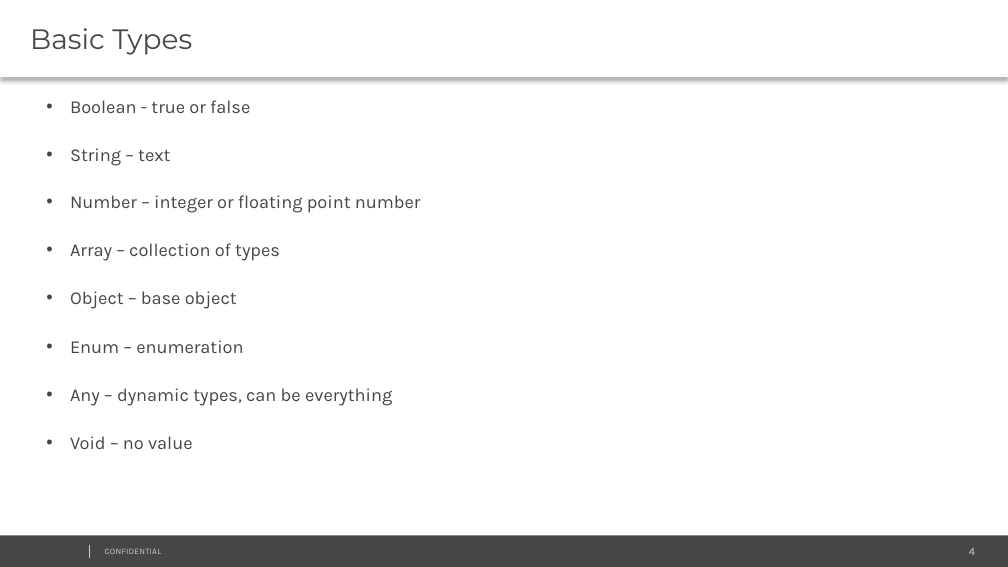
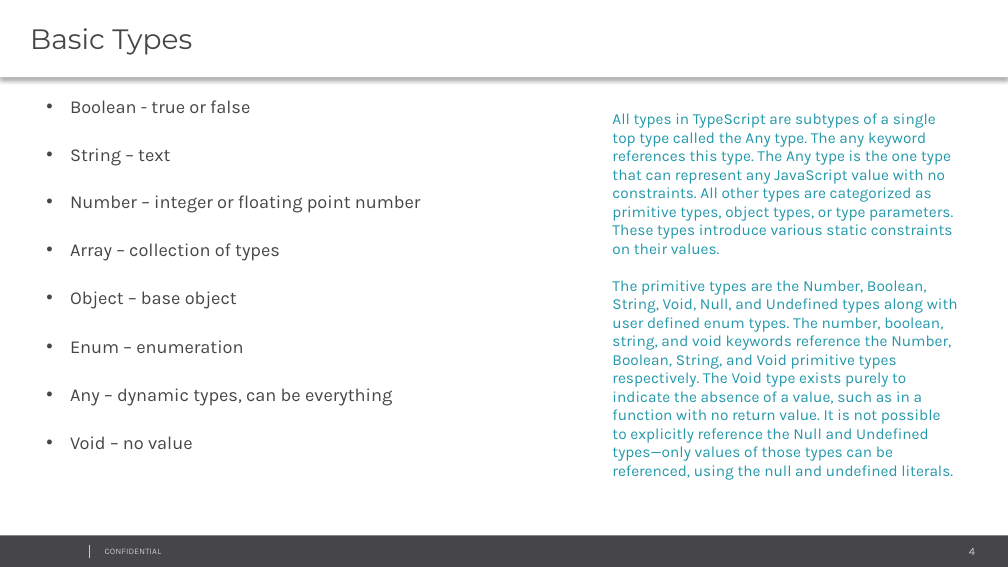
Before and after one commit to IvanPetkovPetkov/TypeScript-Template, a slide deck: slide 4 of EPAM_TypeScriptFundamentals.pptx. Drawn at 1008x567 pixels with LibreOffice and Linux fonts; fonts in the diff are those of the drawing; background and template pictures are left out. Boxes give left, top, right and bottom in pixels: in the first picture for what was removed or moved away, otherwise in the second. Text is boxed around its words. In the diff, an @@ line names an element or a change of style, - is before the commit and + after.

```diff
--- a/EPAM_TypeScriptFundamentals.pptx
+++ b/EPAM_TypeScriptFundamentals.pptx
@@ text added at <box>612,113,958,480</box>, 11 pt, text #2298AA @@
+All types in TypeScript are subtypes of a single top type called the Any type. The any keyword references this type. The Any type is the one type that can represent any JavaScript value with no constraints. All other types are categorized as primitive types, object types, or type parameters. These types introduce various static constraints on their values.
+The primitive types are the Number, Boolean, String, Void, Null, and Undefined types along with user defined enum types. The number, boolean, string, and void keywords reference the Number, Boolean, String, and Void primitive types respectively. The Void type exists purely to indicate the absence of a value, such as in a function with no return value. It is not possible to explicitly reference the Null and Undefined types—only values of those types can be referenced, using the null and undefined literals.
```
Also in this commit, not shown: 2 other slides changed, 3 slides added, 3 other files.
